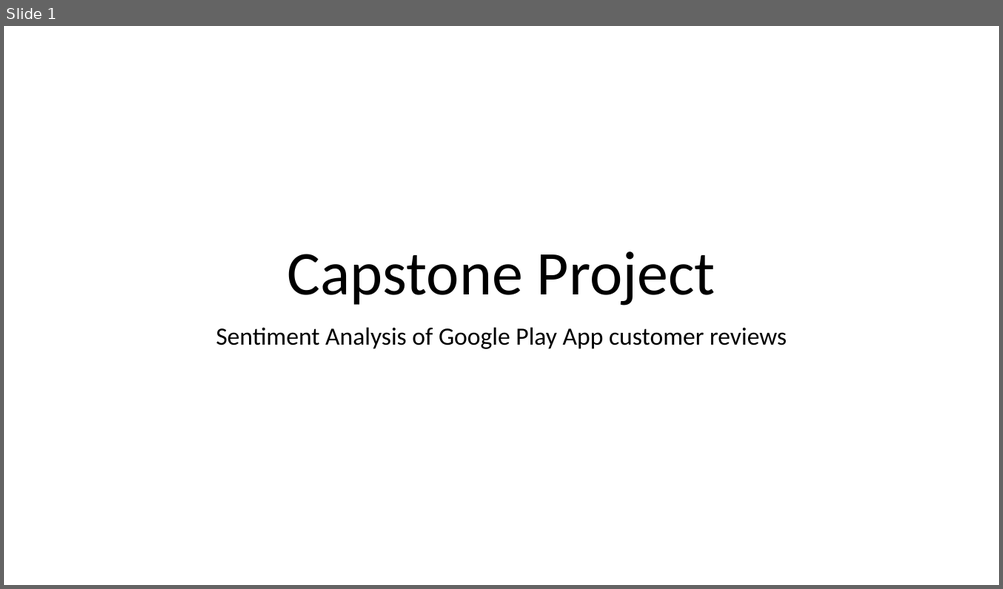
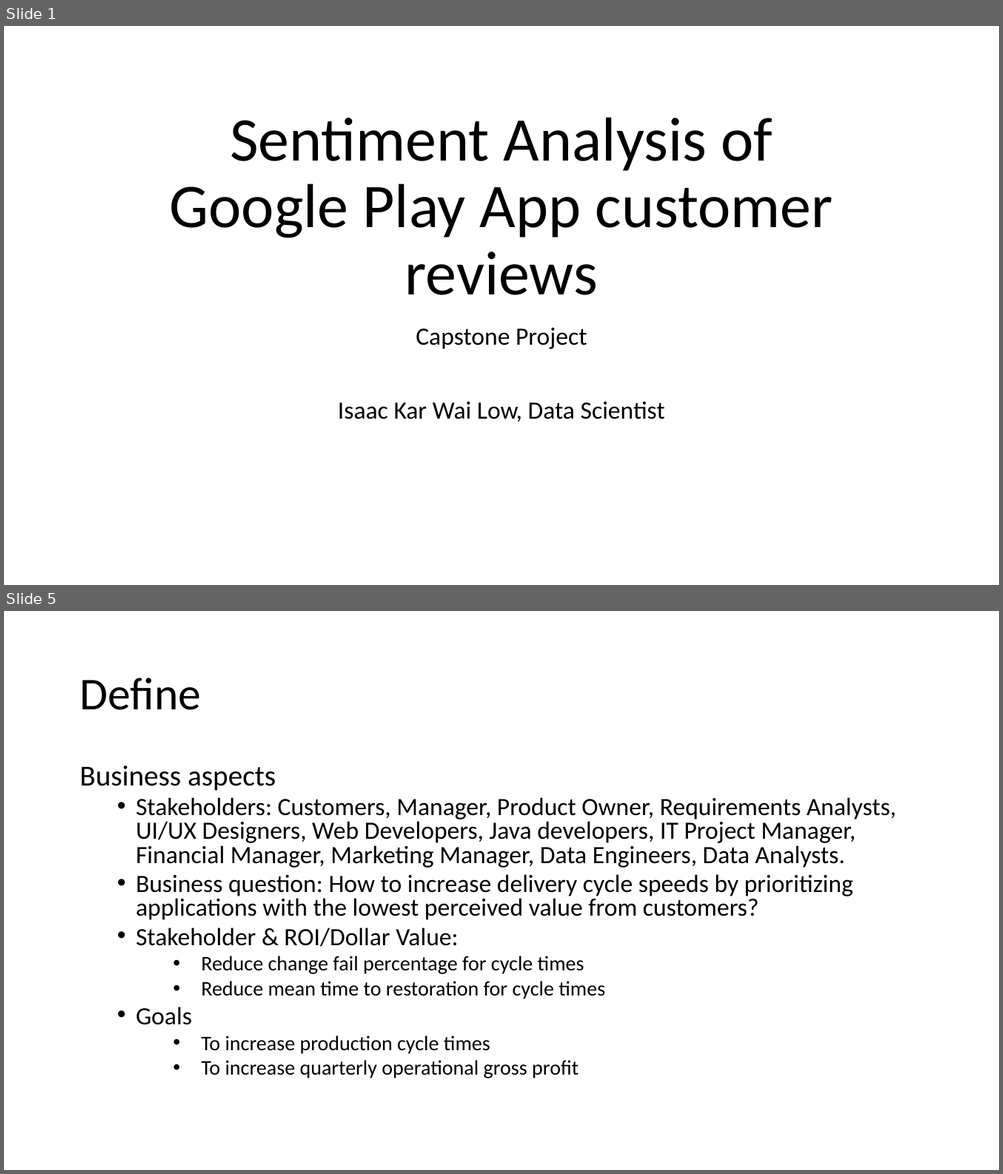
Before and after one commit to isaackarwailow/capstone-project, a slide deck: Capstone Project 2021.pptx. Shown one above the other, each under a label of ours: slide 1 before the commit, slides 1 and 5 after it; the slides between them are not shown. The pictures are 1003x589 and 1003x1174 pixels, drawn with LibreOffice and Linux fonts; fonts in the diff are those of the drawing. Boxes give left, top, right and bottom in pixels: in the first picture for what was removed or moved away, otherwise in the second. Text is boxed around its words. In the diff, an @@ line names an element or a change of style, - is before the commit and + after.

```diff
--- a/Capstone Project 2021.pptx
+++ b/Capstone Project 2021.pptx
@@ slide 5 added at (4,611,999,1170), background #FFFFFF @@
@@ title added at (79,678,201,710), 44 pt, text #000000 @@
+Define
@@ text added at (79,766,896,1079), 24 pt, text #000000 @@
+Business aspects
+  • Stakeholders: Customers, Manager, Product Owner, Requirements Analysts, UI/UX Designers, Web Developers, Java developers, IT Project Manager, Financial Manager, Marketing Manager, Data Engineers, Data Analysts.
+  • Business question: How to increase delivery cycle speeds by prioritizing applications with the lowest perceived value from customers?
+  • Stakeholder & ROI/Dollar Value:
+    • Reduce change fail percentage for cycle times
+    • Reduce mean time to restoration for cycle times
+  • Goals
+    • To increase production cycle times
+    • To increase quarterly operational gross profit
@@ slide 1 changed as well @@
@@ title at (170,117,833,295): text changed @@
-Capstone Project
+Sentiment Analysis of Google Play App customer reviews
@@ subtitle at (338,328,665,422): text changed @@
-Sentiment Analysis of Google Play App customer reviews
+Capstone Project
+Isaac Kar Wai Low, Data Scientist
```
Also in this commit, not shown: 5 other slides added, 1 slide removed, 2 other files.
